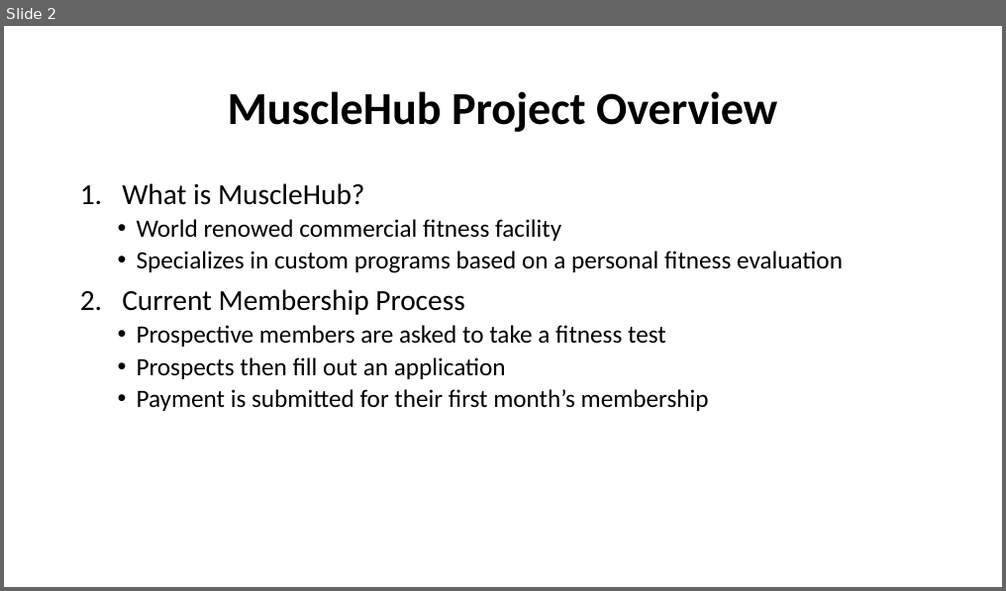
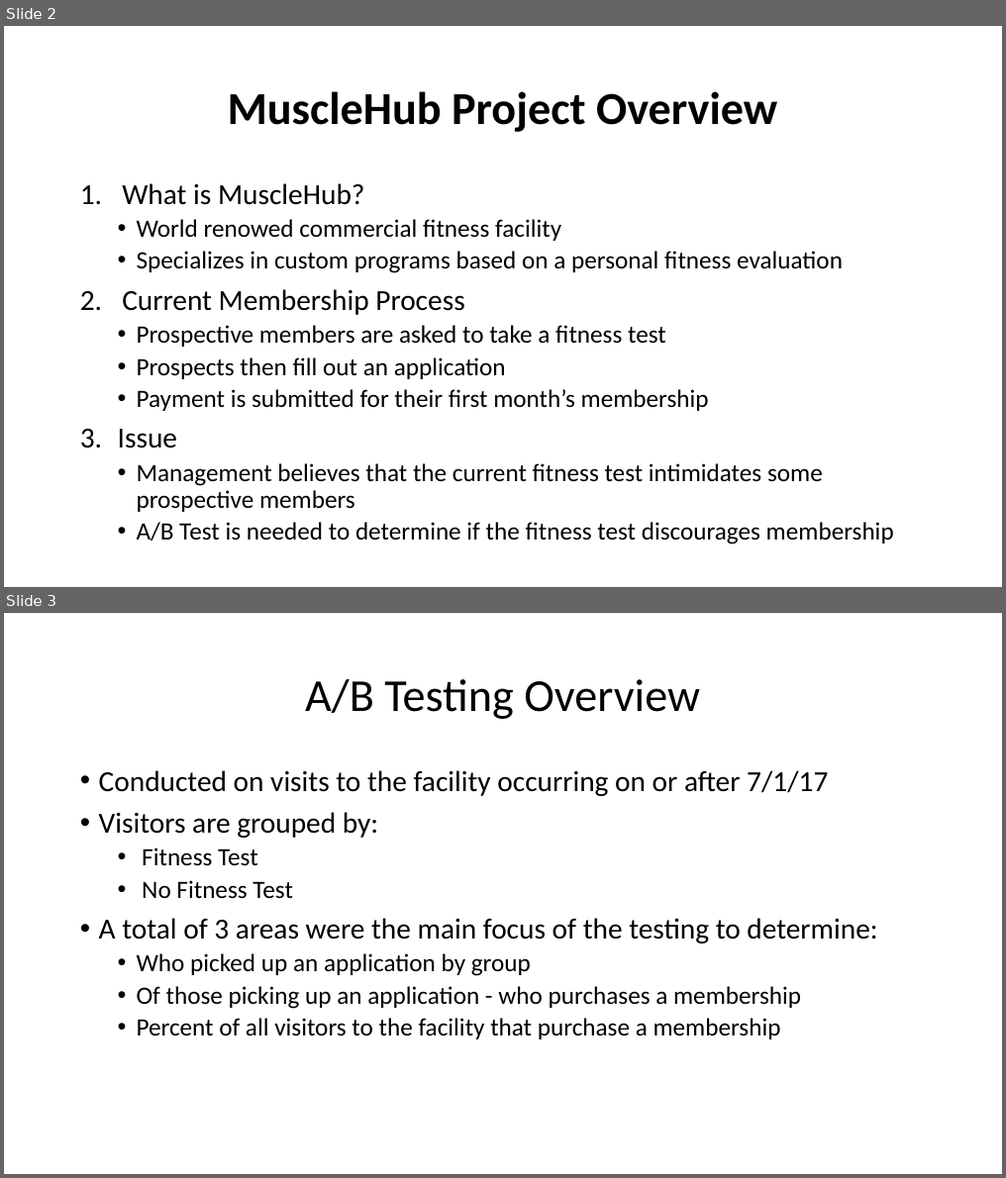
Before and after one commit to MJB4IT/Capstone-Project, a slide deck: Capstone Option 1 .pptx. Shown one above the other, each under a label of ours: slide 2 before the commit, slides 2 and 3 after it. The pictures are 1006x591 and 1006x1178 pixels, drawn with LibreOffice and Linux fonts; fonts in the diff are those of the drawing. Boxes give left, top, right and bottom in pixels: in the first picture for what was removed or moved away, otherwise in the second. Text is boxed around its words. In the diff, an @@ line names an element or a change of style, - is before the commit and + after.

```diff
--- a/Capstone Option 1 .pptx
+++ b/Capstone Option 1 .pptx
@@ slide 3 added at (4, 613, 1002, 1174), background #FFFFFF @@
@@ title added at (305, 679, 700, 719), 44 pt, text #000000 @@
+A/B Testing Overview
@@ text added at (99, 770, 877, 1040), 24 pt, text #000000 @@
+• Conducted on visits to the facility occurring on or after 7/1/17
+• Visitors are grouped by:
+  • Fitness Test
+  • No Fitness Test
+• A total of 3 areas were the main focus of the testing to determine:
+  • Who picked up an application by group
+  • Of those picking up an application - who purchases a membership
+  • Percent of all visitors to the facility that purchase a membership
@@ slide 2 changed as well @@
@@ text at (118, 429, 894, 545): paragraphs added @@
+3. Issue
+  • Management believes that the current fitness test intimidates some prospective members
+  • A/B Test is needed to determine if the fitness test discourages membership
```
Also in this commit, not shown: 7 other slides added, 1 slide removed.
